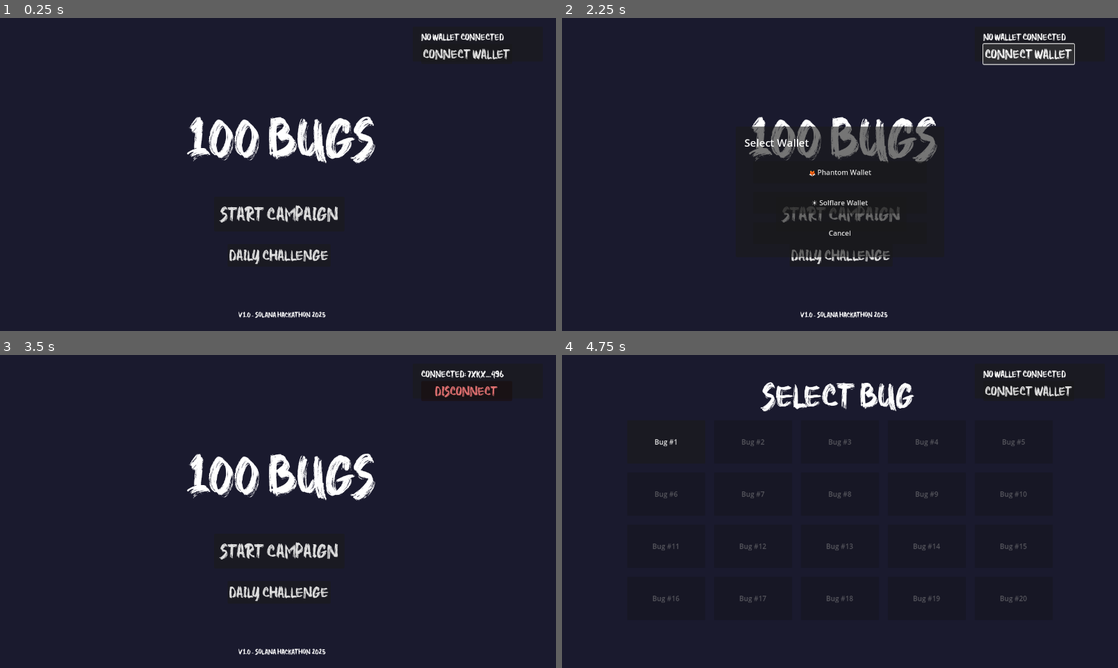
Above: before the commit, frames 1-4 (two rows, left to right).
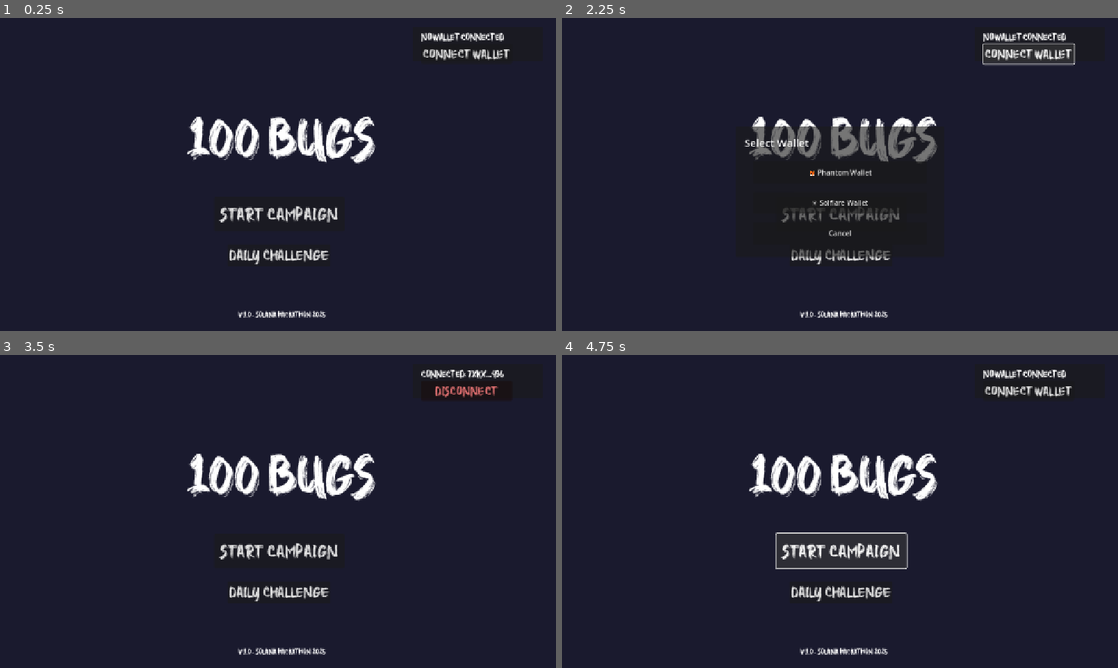
Above: after the commit, the same moments.

Repository: shrooms08/100-BUGS
Game: Godot game, scene res://Scene/main_menu.tscn
Same seed, same stepped clock (60 frames per second), same inputs: the game is played once before the commit and once after it. Sound files missing from this copy of the repository are replaced by a short silence.
Inputs:
- Up to frame 1 (0.25 s): no input
- Up to frame 2 (2.25 s): click "Daily Challenge" at 0.5 s; click "BACK" at 1.25 s; click "CONNECT WALLET" at 2 s
- Up to frame 3 (3.5 s): click "🦊 Phantom Wallet" at 2.75 s
- Up to frame 4 (4.75 s): click "DISCONNECT" at 3.5 s; click "START CAMPAIGN" at 4.25 s

The runs differ from the first frame. In frame 1, 2.2% of the frame differs, in the area x 33-92%, y 4-96%; in frame 2, 2.1%; in frame 3, 2.2%; in frame 4, 6.7%, in the area x 16-92%, y 4-96%.

Commit message:
Added sounds

Diff:
--- a/Scene/main_menu.tscn
+++ b/Scene/main_menu.tscn
@@ -1,7 +1,8 @@
-[gd_scene load_steps=5 format=3 uid="uid://wfk7ky7kk2l8"]
+[gd_scene load_steps=6 format=3 uid="uid://wfk7ky7kk2l8"]
 
 [ext_resource type="Script" uid="uid://dfl1botbbilhg" path="res://Scripts/main_menu.gd" id="1_87ipw"]
 [ext_resource type="FontFile" uid="uid://bqdpte3m2v88p" path="res://Assets/Higher Jump.ttf" id="2_hii65"]
+[ext_resource type="AudioStream" uid="uid://dv88ncqj041qp" path="res://Sounds/sfx/ButtonClick.wav" id="3_hii65"]
 
 [sub_resource type="LabelSettings" id="LabelSettings_kqsxi"]
 font = ExtResource("2_hii65")
@@ -37,6 +38,10 @@
 theme_override_font_sizes/font_size = 20
 text = "START CAMPAIGN"
 
+[node name="ClickSound" type="AudioStreamPlayer" parent="StartButton"]
+stream = ExtResource("3_hii65")
+volume_db = -5.0
+
 [node name="DailyButton" type="Button" parent="."]
 offset_left = 524.0
 offset_top = 520.0
@@ -44,6 +49,10 @@
 offset_bottom = 572.0
 theme_override_fonts/font = ExtResource("2_hii65")
 text = "Daily Challenge"
+
+[node name="ClickSound" type="AudioStreamPlayer" parent="DailyButton"]
+stream = ExtResource("3_hii65")
+volume_db = -5.0
 
 [node name="Label" type="Label" parent="."]
 offset_left = 499.0
@@ -80,3 +89,7 @@
 theme_override_fonts/font = ExtResource("2_hii65")
 theme_override_font_sizes/font_size = 14
 text = "CONNECT WALLET"
+
+[node name="ClickSound" type="AudioStreamPlayer" parent="WalletPanel/WalletButton"]
+stream = ExtResource("3_hii65")
+volume_db = -5.0
--- /dev/null
+++ b/Scene/music_manager.tscn
@@ -0,0 +1,18 @@
+[gd_scene load_steps=4 format=3 uid="uid://b22nqhlb3sgo5"]
+
+[ext_resource type="Script" uid="uid://datlh5wcbpqj3" path="res://Scripts/music_manager.gd" id="1_0dk04"]
+[ext_resource type="AudioStream" uid="uid://x34sa7inlwxx" path="res://Sounds/MainGameMusic.mp3" id="1_x86f5"]
+[ext_resource type="AudioStream" uid="uid://bk1k3sqmpn7sy" path="res://Sounds/MainMenuMusic.mp3" id="3_7bffx"]
+
+[node name="Music Manager" type="Node"]
+script = ExtResource("1_0dk04")
+
+[node name="GameplayMusic" type="AudioStreamPlayer" parent="."]
+stream = ExtResource("1_x86f5")
+volume_db = -12.0
+autoplay = true
+
+[node name="MenuMusic" type="AudioStreamPlayer" parent="."]
+stream = ExtResource("3_7bffx")
+volume_db = -15.0
+autoplay = true
--- /dev/null
+++ b/Scene/sfx_manager.tscn
@@ -0,0 +1,11 @@
+[gd_scene load_steps=3 format=3 uid="uid://dbxy5dye6toio"]
+
+[ext_resource type="Script" uid="uid://c33uj3336g4be" path="res://Scripts/sfx_manager.gd" id="1_a4hjn"]
+[ext_resource type="AudioStream" uid="uid://dv88ncqj041qp" path="res://Sounds/sfx/ButtonClick.wav" id="2_r8jai"]
+
+[node name="SFXManager" type="Node"]
+script = ExtResource("1_a4hjn")
+
+[node name="ButtonClick" type="AudioStreamPlayer" parent="."]
+stream = ExtResource("2_r8jai")
+volume_db = -5.0
--- a/Scripts/main_menu.gd
+++ b/Scripts/main_menu.gd
@@ -1,6 +1,8 @@
 extends Node2D
 
 func _ready():
+	MusicManager.play_menu_music()
+
 	# Test API connection when game starts
 	print("🚀 Starting game...")
 
@@ -32,14 +34,19 @@
 	update_daily_ui()  # NEW
 
 func _on_start_pressed():
+	$StartButton/ClickSound.play()
+	await $StartButton/ClickSound.finished
 	get_tree().change_scene_to_file("res://Scene/level_select.tscn")
 
 # NEW: Daily Challenge
 func _on_daily_pressed():
+	$DailyButton/ClickSound.play()
+	await $DailyButton/ClickSound.finished
 	print("🎲 Opening Daily Challenge...")
 	get_tree().change_scene_to_file("res://Scene/daily_challenge.tscn")
 
 func _on_wallet_button_pressed():
+	$WalletPanel/WalletButton/ClickSound.play()
 	if GameState.wallet_connected:
 		disconnect_wallet()
 	else:
--- a/Scripts/main_room.gd
+++ b/Scripts/main_room.gd
@@ -77,6 +77,8 @@
 	$UI/BugLabel.text = "Bug #%d: %s" % [GameState.current_bug, bug_names.get(GameState.current_bug, "Unknown")]
 
 func _ready():
+	MusicManager.play_gameplay_music()
+
 	$ButtonPlatform/Button.pressed.connect(_on_button_pressed)
 	$ButtonPlatform/Button.player_entered_button.connect(_on_player_entered_button)
 	$ButtonPlatform/Button.player_exited_button.connect(_on_player_exited_button)
--- /dev/null
+++ b/Scripts/music_manager.gd
@@ -0,0 +1,44 @@
+extends Node
+
+@onready var menu_music = $MenuMusic
+@onready var gameplay_music = $GameplayMusic
+
+var current_track = ""
+
+func _ready():
+	# Don't autoplay, wait for scene to call
+	menu_music.stop()
+	gameplay_music.stop()
+
+func play_menu_music():
+	if current_track != "menu":
+		gameplay_music.stop()
+		menu_music.play()
+		current_track = "menu"
+
+func play_gameplay_music():
+	if current_track != "gameplay":
+		menu_music.stop()
+		gameplay_music.play()
+		current_track = "gameplay"
+
+func stop_all():
+	menu_music.stop()
+	gameplay_music.stop()
+	current_track = ""
+
+func crossfade_to_gameplay(duration: float = 2.0):
+	var tween = create_tween()
+	tween.set_parallel(true)
+
+	# Fade out menu
+	tween.tween_property(menu_music, "volume_db", -80, duration)
+
+	# Fade in gameplay
+	gameplay_music.volume_db = -80
+	gameplay_music.play()
+	tween.tween_property(gameplay_music, "volume_db", -10, duration)
+
+	await tween.finished
+	menu_music.stop()
+	current_track = "gameplay"
--- /dev/null
+++ b/Scripts/sfx_manager.gd
@@ -0,0 +1,21 @@
+extends Node
+
+@onready var button_click = $ButtonClick
+
+func _ready():
+	# Connect to all buttons in the game
+	get_tree().node_added.connect(_on_node_added)
+
+func _on_node_added(node):
+	# Check if it's a button
+	if node is Button:
+		# Connect click sound to this button
+		if not node.pressed.is_connected(_on_button_pressed):
+			node.pressed.connect(_on_button_pressed)
+
+func _on_button_pressed():
+	button_click.play()
+
+# Manual play functions for other sounds
+func play_click():
+	button_click.play()
--- a/project.godot
+++ b/project.godot
@@ -20,12 +20,15 @@
 GameState="*res://ManagerScript/game_state.gd"
 SolanaManager="*res://ManagerScript/solana_manager.gd"
 BugData="*res://ManagerScript/bug_data.gd"
+MusicManager="*res://Scene/music_manager.tscn"
+SfxManager="*res://Scene/sfx_manager.tscn"
 
 [display]
 
 window/size/viewport_width=1280
 window/size/viewport_height=720
-window/size/mode=3
+window/stretch/mode="canvas_items"
+window/stretch/aspect="expand"
 
 [rendering]
 
Not shown, added: Scripts/music_manager.gd.uid
Not shown, added: Scripts/sfx_manager.gd.uid
Not shown, added: Sounds/MainGameMusic.mp3.import
Not shown, added: Sounds/MainMenuMusic.mp3.import
Not shown, added: Sounds/sfx/ButtonClick.wav.import
Not shown, added: Sounds/MainGameMusic.mp3
Not shown, added: Sounds/MainMenuMusic.mp3
Not shown, added: Sounds/sfx/ButtonClick.wav
